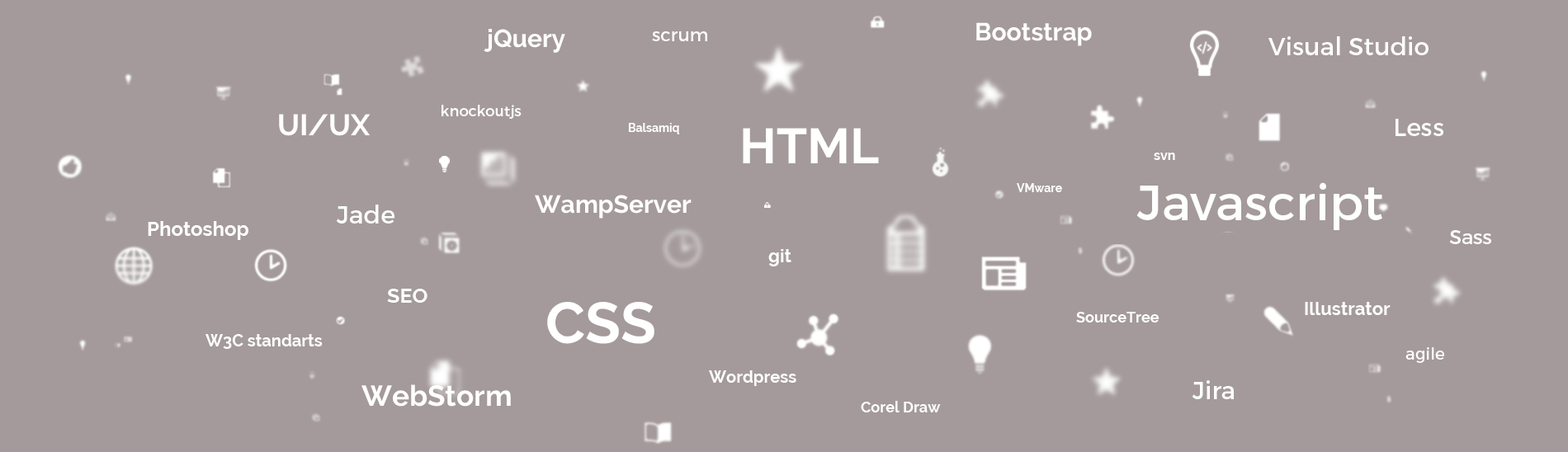
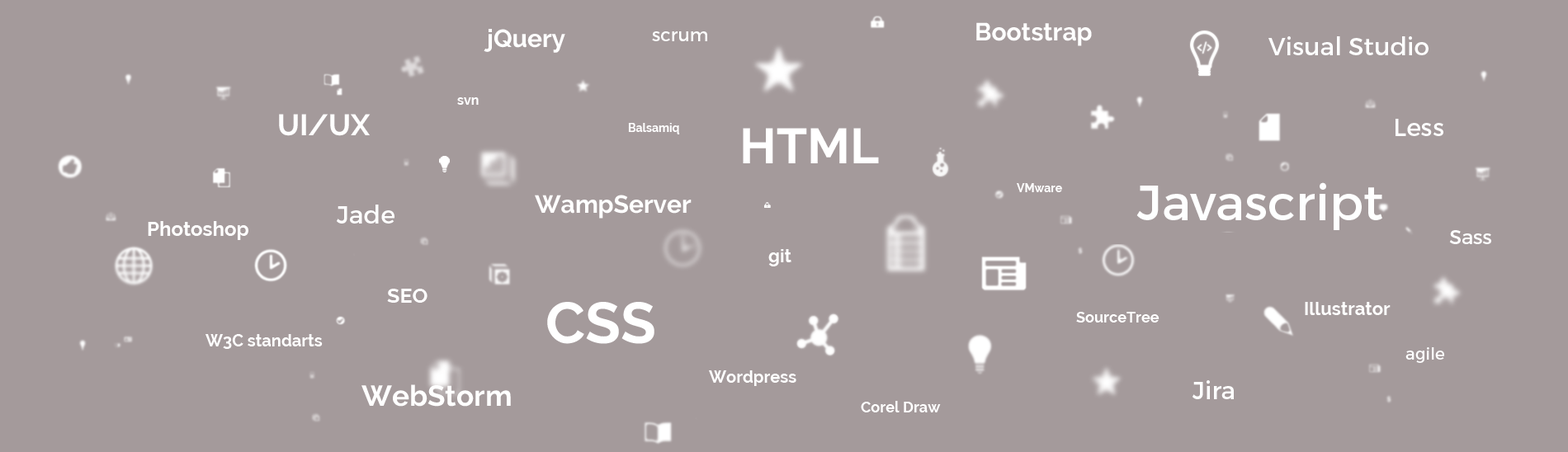
Layered file, before and after one edit (1568x452). Changes by layer:
painted on "parallax_1" over [437, 231, 512, 287]
painted on "parallax_2" over [441, 97, 1176, 161]
